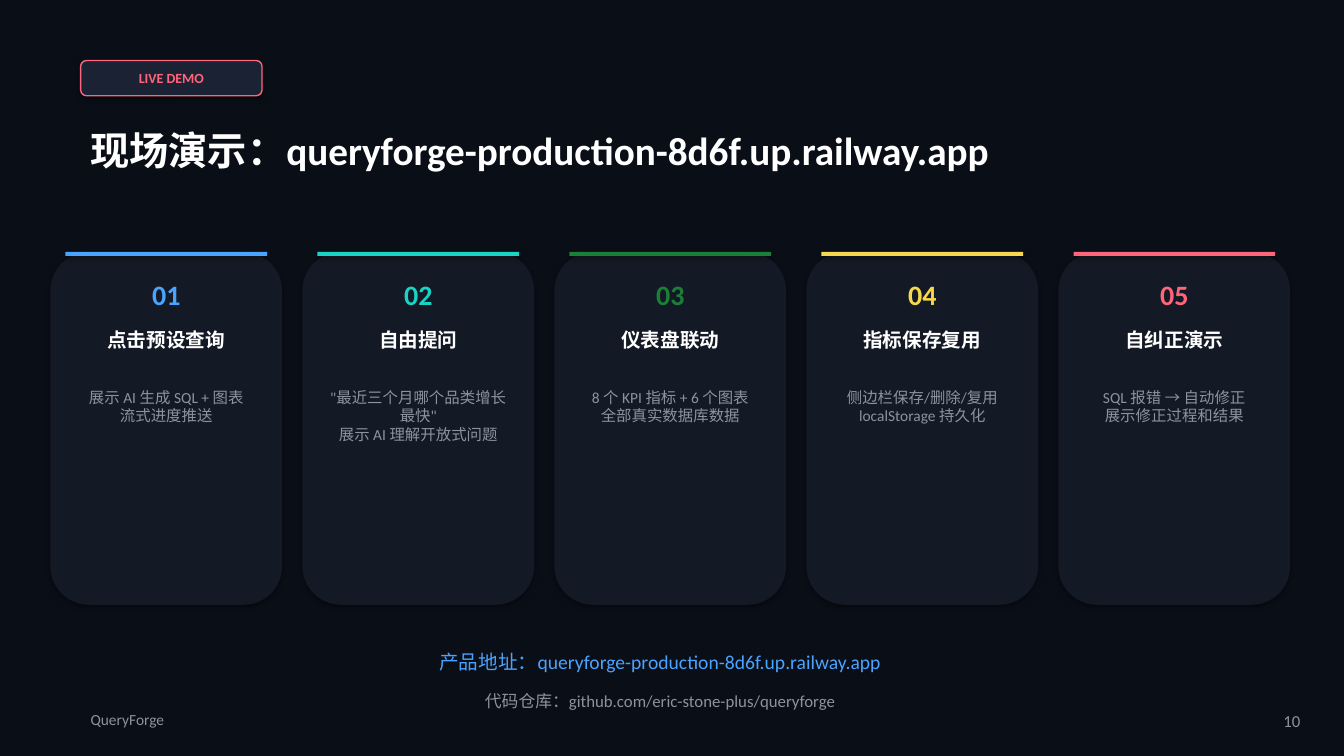
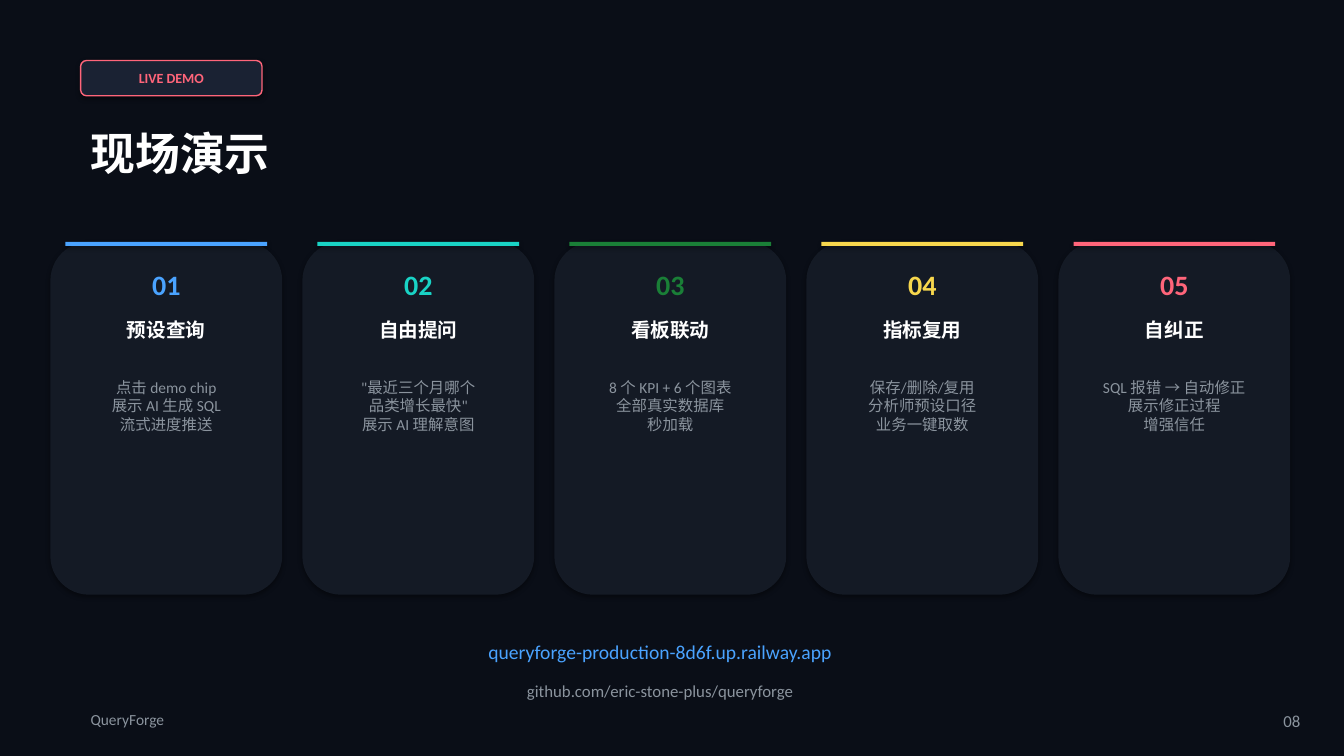
Before and after one commit to eric-stone-plus/queryforge, a slide deck: slide 8 of QueryForge-Pitch.pptx (slide 10 before the commit). Drawn at 1344x756 pixels with LibreOffice and Linux fonts; fonts in the diff are those of the drawing. Boxes give left, top, right and bottom in pixels: in the first picture for what was removed or moved away, otherwise in the second. Text is boxed around its words. In the diff, an @@ line names an element or a change of style, - is before the commit and + after.

```diff
--- a/QueryForge-Pitch.pptx
+++ b/QueryForge-Pitch.pptx
@@ text at box(91, 131, 270, 174): text changed; size 28 to 32 pt @@
-现场演示：queryforge-production-8d6f.up.railway.app
+现场演示
@@ 6 texts, 5 rounded rectangles, 5 rectangles: place and size @@
-6 texts, 5 rounded rectangles, 5 rectangles at box(50, 252, 1291, 605)
+6 texts, 5 rounded rectangles, 5 rectangles at box(50, 242, 1291, 595)
@@ text at box(127, 320, 205, 339): text changed @@
-点击预设查询
+预设查询
@@ text at box(631, 320, 709, 339): text changed @@
-仪表盘联动
+看板联动
@@ text at box(883, 320, 961, 339): text changed @@
-指标保存复用
+指标复用
@@ text at box(1145, 320, 1204, 339): text changed @@
-自纠正演示
+自纠正
@@ text at box(112, 380, 221, 431): text changed @@
-展示 AI 生成 SQL + 图表
-流式进度推送
+点击 demo chip
+展示 AI 生成 SQL
+流式进度推送
@@ text at box(361, 380, 475, 431): text changed @@
-"最近三个月哪个品类增长最快"
-展示 AI 理解开放式问题
+"最近三个月哪个
+品类增长最快"
+展示 AI 理解意图
@@ text at box(609, 380, 731, 431): text changed @@
-8 个 KPI 指标 + 6 个图表
-全部真实数据库数据
+8 个 KPI + 6 个图表
+全部真实数据库
+秒加载
@@ text at box(868, 380, 976, 431): text changed @@
-侧边栏保存/删除/复用
-localStorage 持久化
+保存/删除/复用
+分析师预设口径
+业务一键取数
@@ text at box(1103, 380, 1246, 431): text changed @@
-SQL 报错 → 自动修正
-展示修正过程和结果
+SQL 报错 → 自动修正
+展示修正过程
+增强信任
@@ text at box(488, 645, 831, 663): text changed @@
-产品地址：queryforge-production-8d6f.up.railway.app
+queryforge-production-8d6f.up.railway.app
@@ text at box(527, 685, 793, 700): text changed @@
-代码仓库：github.com/eric-stone-plus/queryforge
+github.com/eric-stone-plus/queryforge
@@ text at box(1283, 715, 1300, 727): text changed @@
-10
+08
```
Also in this commit, not shown: 6 other slides changed, 2 slides added, 4 slides removed, 1 other file.
